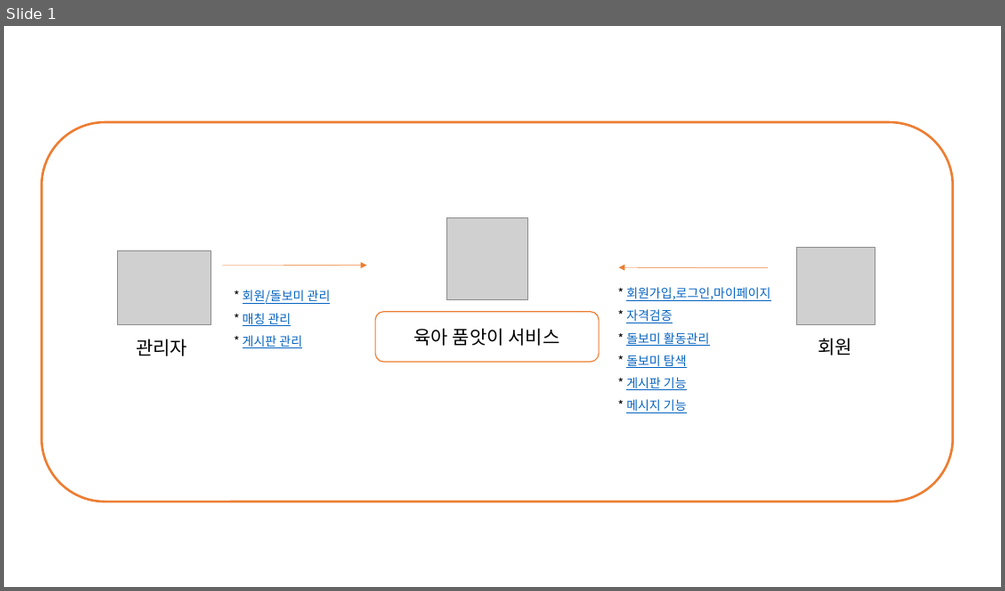
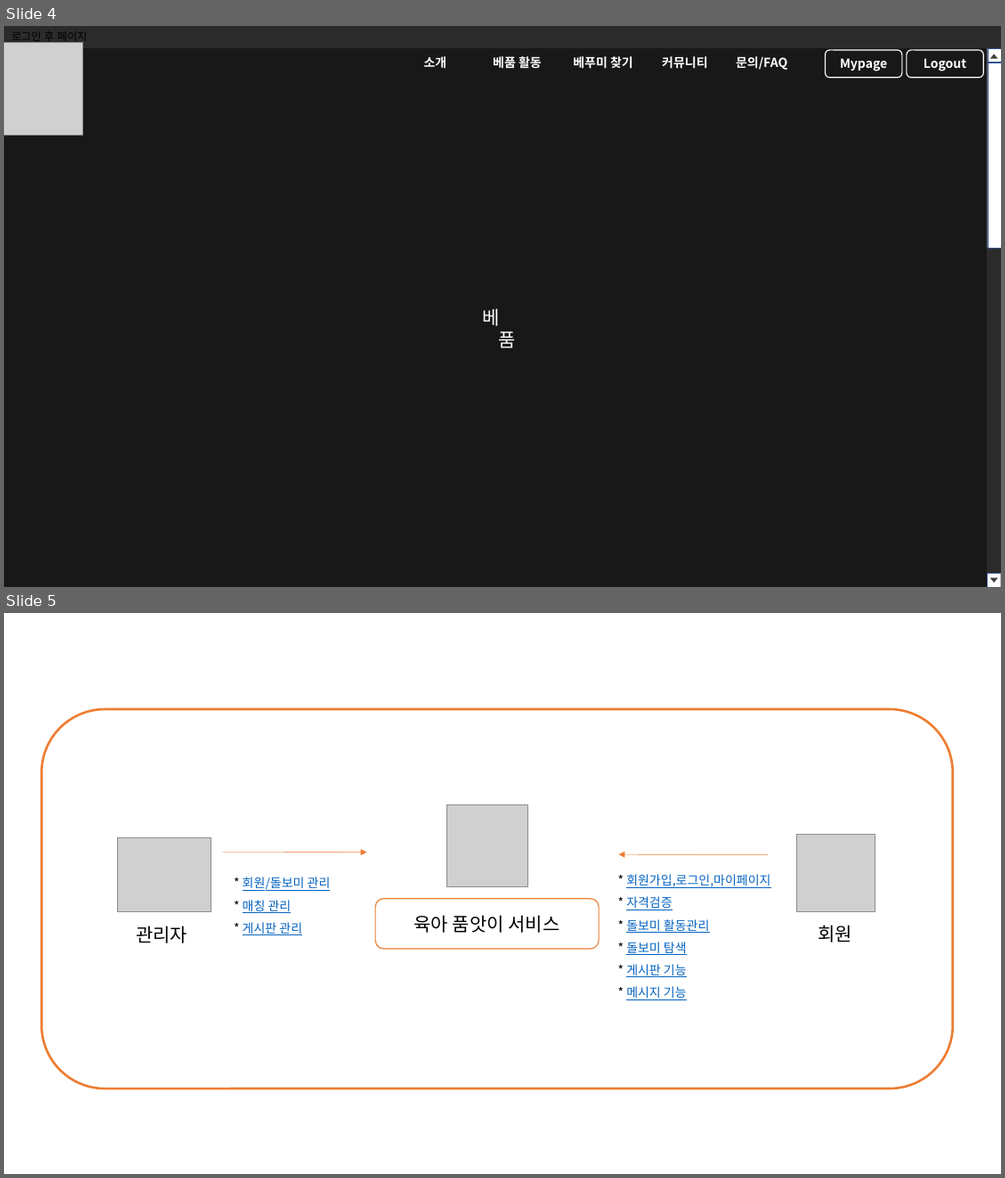
Before and after one commit to shinpanda/2017-07-03-1-bepum, a slide deck: 이정진-육아품앗이 ver1.0.pptx. Shown one above the other, each under a label of ours: slide 1 before the commit, slides 4 and 5 after it. The pictures are 1005x591 and 1005x1178 pixels, drawn with LibreOffice and Linux fonts; fonts in the diff are those of the drawing; grey boxes stand for pictures; background and template pictures are left out; a plain dark background stands for a picture behind light text. Boxes give left, top, right and bottom in pixels: in the first picture for what was removed or moved away, otherwise in the second. Text is boxed around its words. In the diff, an @@ line names an element or a change of style, - is before the commit and + after.

```diff
--- a/이정진-육아품앗이 ver1.0.pptx
+++ b/이정진-육아품앗이 ver1.0.pptx
@@ slide 4 added at (x1=4, y1=26, x2=1001, y2=587), background picture (left out) @@
@@ rectangle added at (x1=4, y1=48, x2=987, y2=587), fill #000000 at 44% opacity @@
@@ picture added at (x1=4, y1=42, x2=82, y2=135) @@
@@ text added at (x1=11, y1=32, x2=88, y2=44), 10.5 pt, text #000000 @@
+로그인 후 페이지
@@ rounded rectangle added at (x1=825, y1=50, x2=902, y2=78), outline #FFFFFF 1 pt, 12 pt, text #FFFFFF, bold @@
+Mypage
@@ rounded rectangle added at (x1=906, y1=50, x2=984, y2=78), outline #FFFFFF 1 pt, 12 pt, text #FFFFFF, bold @@
+Logout
@@ rectangle added at (x1=987, y1=48, x2=1001, y2=62), fill #FFFFFF, outline #325491 0.25 pt @@
@@ text added at (x1=424, y1=56, x2=447, y2=69), 12 pt, text #FFFFFF, bold @@
+소개
@@ text added at (x1=493, y1=56, x2=542, y2=68), 12 pt, text #FFFFFF, bold @@
+베품 활동
@@ text added at (x1=573, y1=56, x2=633, y2=69), 12 pt, text #FFFFFF, bold @@
+베푸미 찾기
@@ text added at (x1=662, y1=56, x2=707, y2=69), 12 pt, text #FFFFFF, bold @@
+커뮤니티
@@ text added at (x1=736, y1=56, x2=787, y2=70), 12 pt, text #FFFFFF, bold @@
+문의/FAQ
@@ rectangle added at (x1=987, y1=63, x2=1001, y2=248), fill #FFFFFF, outline #325491 0.25 pt @@
@@ triangle added at (x1=990, y1=54, x2=998, y2=58), fill #404040 @@
@@ text added at (x1=483, y1=308, x2=516, y2=348), 18 pt, text #FFFFFF @@
+베
+품
@@ rectangle added at (x1=987, y1=573, x2=1001, y2=587), fill #FFFFFF, outline #325491 0.25 pt @@
@@ triangle added at (x1=990, y1=578, x2=998, y2=582), fill #404040 @@
@@ what was slide 1 is now slide 5 @@
```
Also in this commit, not shown: 1 slide changed, 3 other slides added.
